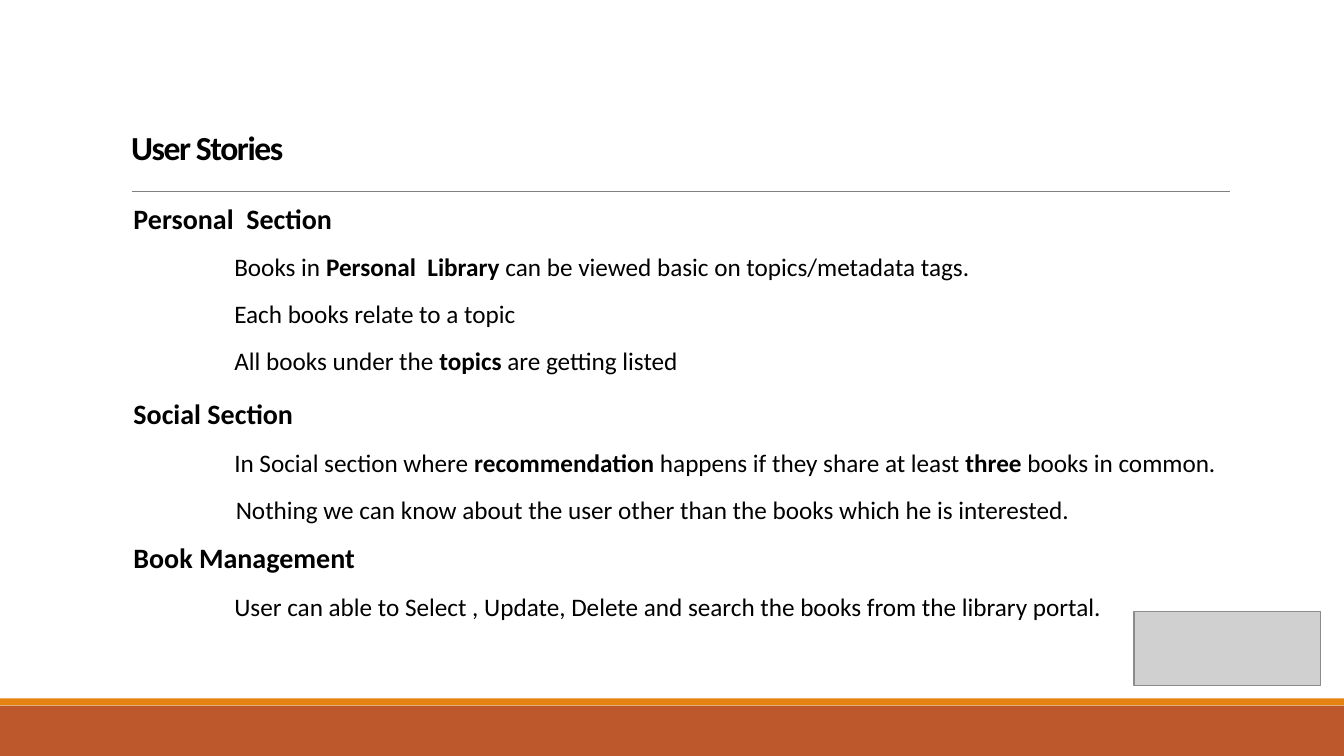
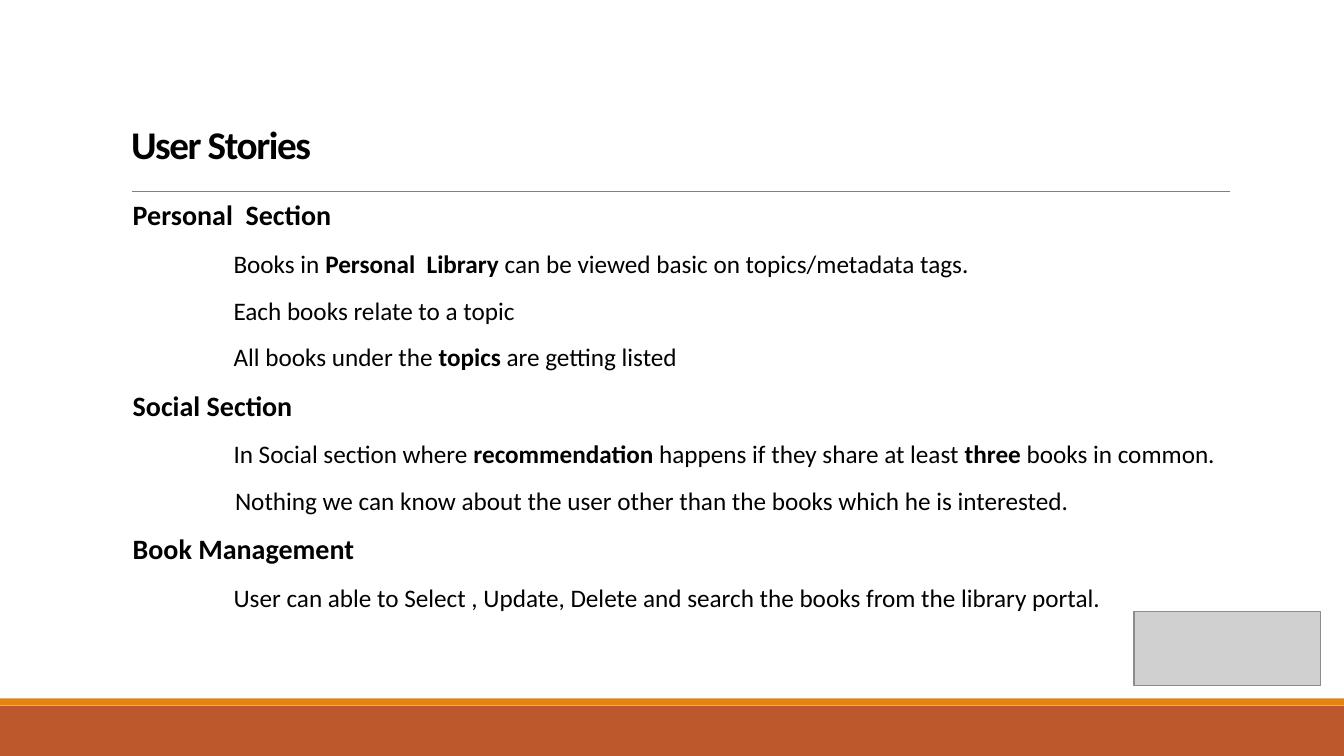
Before and after one commit to wangyang325/CS615Project, a slide deck: slide 7 of Presentation/CS615 Group Presentation.pptx (slide 6 before the commit). Drawn at 1344x756 pixels with LibreOffice and Linux fonts; fonts in the diff are those of the drawing; grey boxes stand for pictures. Boxes give left, top, right and bottom in pixels: in the first picture for what was removed or moved away, otherwise in the second. Text is boxed around its words. In the diff, an @@ line names an element or a change of style, - is before the commit and + after.

```diff
--- a/Presentation/CS615 Group Presentation.pptx
+++ b/Presentation/CS615 Group Presentation.pptx
@@ title "User Stories" at (131,131,311,160): size 24 to 28 pt @@
@@ text "Personal Section" rewrapped from (133,209,1216,620) to (133,205,1215,611) @@
```
Also in this commit, not shown: 10 other slides changed, 3 slides added, 1 slide removed, 1 other file.
